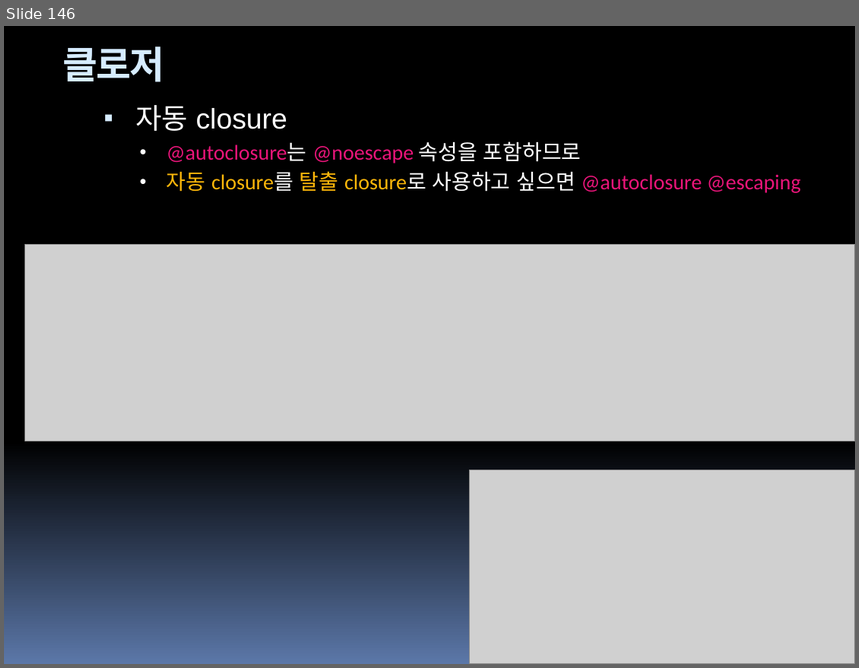
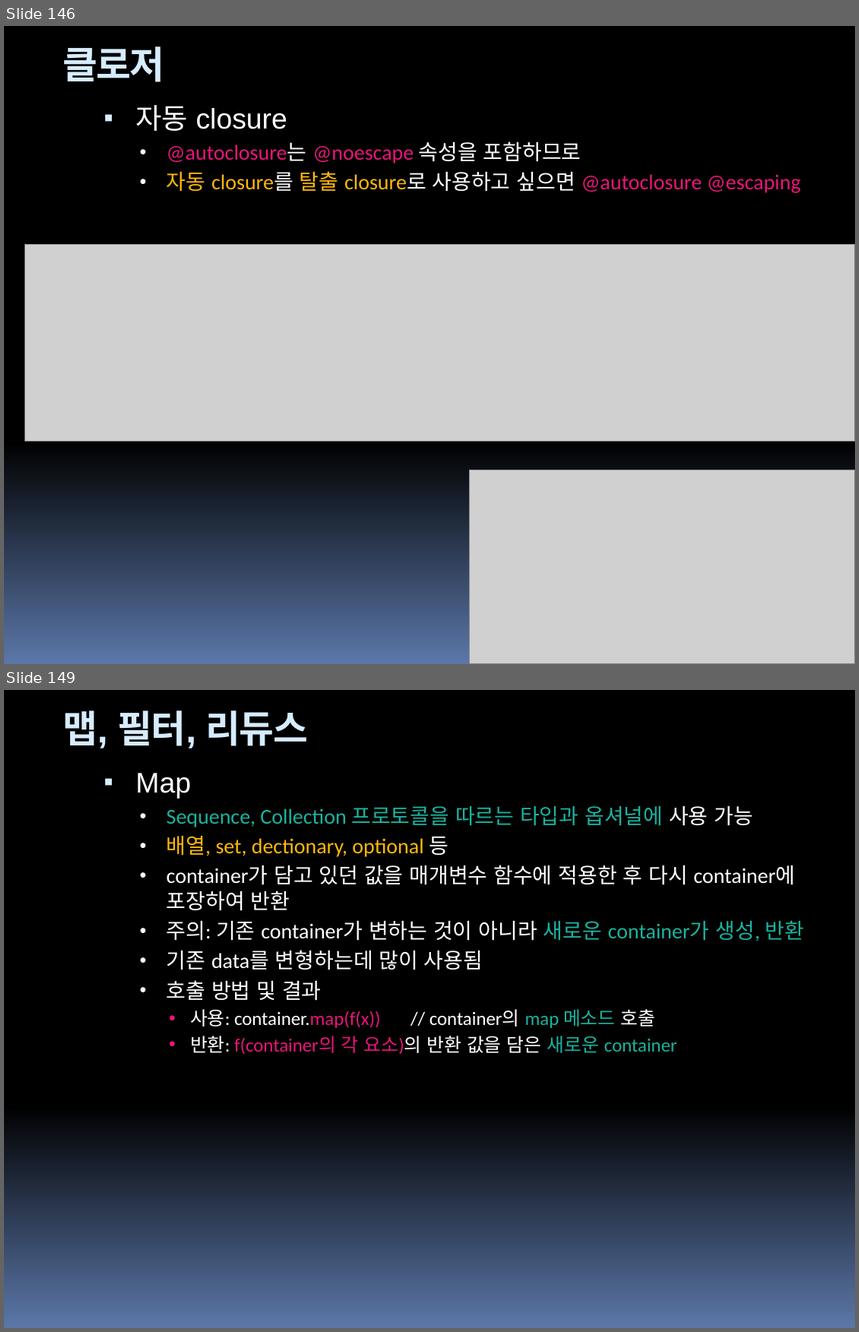
Before and after one commit to hounga13/helloSwift, a slide deck: Swift세미나자료.pptx. Shown one above the other, each under a label of ours: slide 146 before the commit, slides 146 and 149 after it; the slides between them are not shown. The pictures are 859x668 and 859x1332 pixels, drawn with LibreOffice and Linux fonts; fonts in the diff are those of the drawing; grey boxes stand for pictures. Boxes give left, top, right and bottom in pixels: in the first picture for what was removed or moved away, otherwise in the second. Text is boxed around its words. In the diff, an @@ line names an element or a change of style, - is before the commit and + after.

```diff
--- a/Swift세미나자료.pptx
+++ b/Swift세미나자료.pptx
@@ slide 149 added at [4,690,855,1328], background gradient #000000 to #5B77A8; not listed: 4 template elements that a slide beside it also shows @@
@@ title added at [63,711,307,749], 32 pt, text #D6ECFF, bold @@
+맵, 필터, 리듀스
@@ text added at [135,773,804,1055], 18 pt, text #FFFFFF @@
+▪ Map
+  • Sequence, Collection 프로토콜을 따르는 타입과 옵셔널에 사용 가능
+  • 배열, set, dectionary, optional 등
+  • container가 담고 있던 값을 매개변수 함수에 적용한 후 다시 container에 포장하여 반환
+  • 주의: 기존 container가 변하는 것이 아니라 새로운 container가 생성, 반환
+  • 기존 data를 변형하는데 많이 사용됨
+  • 호출 방법 및 결과
+    • 사용: container.map(f(x)) // container의 map 메소드 호출
+    • 반환: f(container의 각 요소)의 반환 값을 담은 새로운 container
```
Also in this commit, not shown: 14 other slides added, 2 other files.
